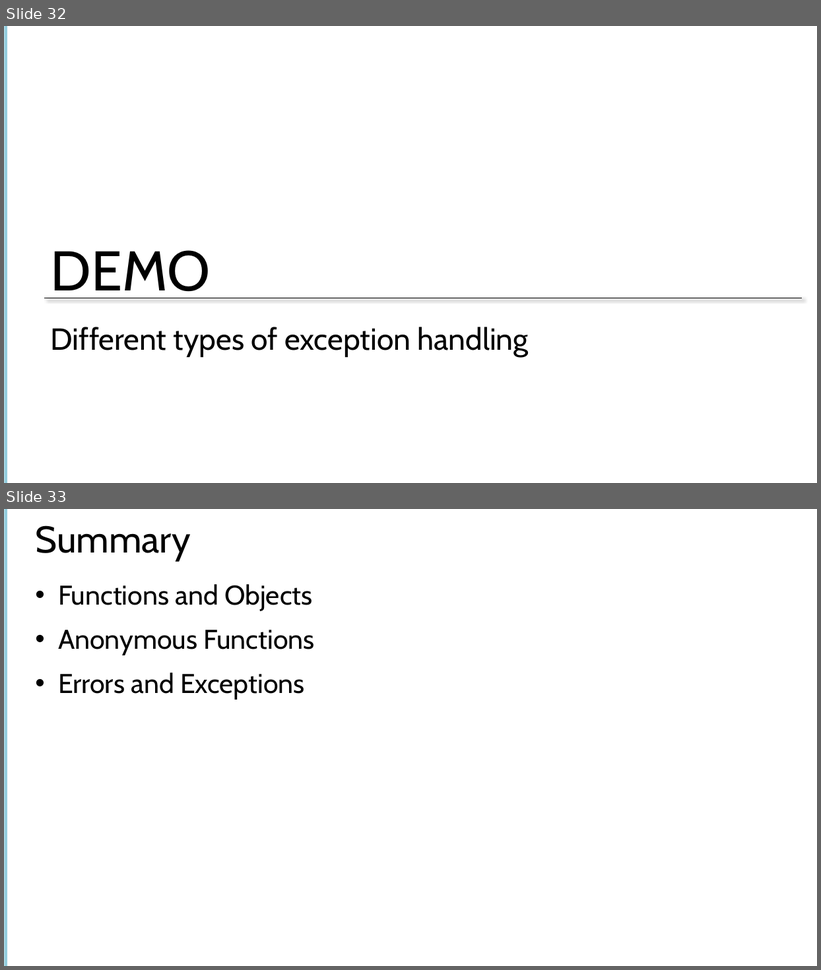
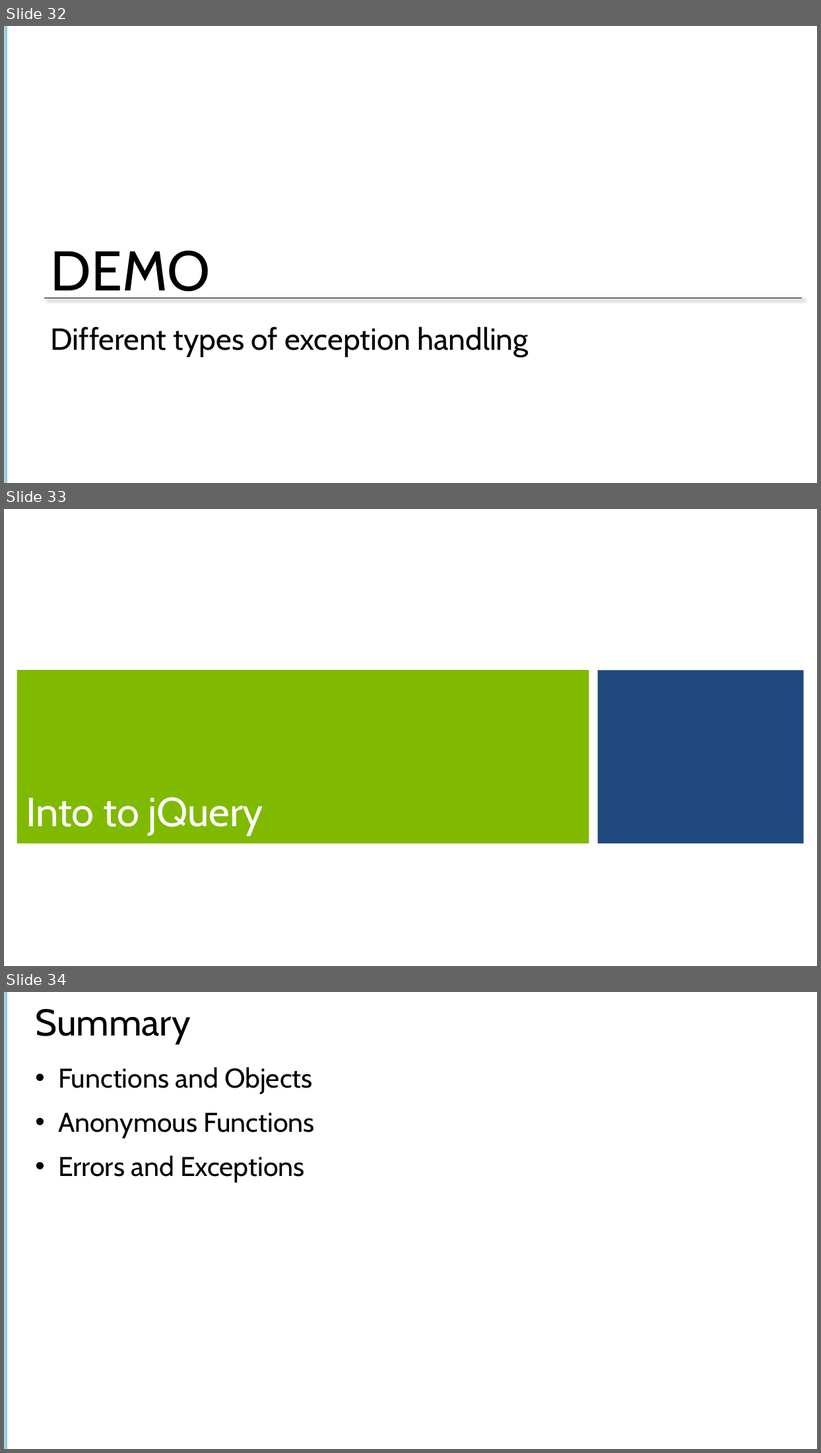
Before and after one commit to Amart85/JavaScript-Experienced-Developers, a slide deck: Slides/Module 1 -Getting Started With JavaScript.pptx. Shown one above the other, each under a label of ours: slides 32 and 33 before the commit, slides 32, 33 and 34 after it. The pictures are 821x970 and 821x1453 pixels, drawn with LibreOffice and Linux fonts; fonts in the diff are those of the drawing; background and template pictures are left out. Boxes give left, top, right and bottom in pixels: in the first picture for what was removed or moved away, otherwise in the second. Text is boxed around its words. In the diff, an @@ line names an element or a change of style, - is before the commit and + after.

```diff
--- a/Slides/Module 1 -Getting Started With JavaScript.pptx
+++ b/Slides/Module 1 -Getting Started With JavaScript.pptx
@@ slide 33 added at bbox=[4, 509, 817, 966], background #FFFFFF @@
@@ title added at bbox=[17, 670, 589, 844], fill #7FBA00, 48 pt, text #FFFFFF @@
+Into to jQuery
@@ rectangle added at bbox=[598, 671, 805, 844], fill #1F497D @@
@@ what was slide 33 is now slide 34 @@
```
Also in this commit, not shown: 1 slide changed, 4 other files.
